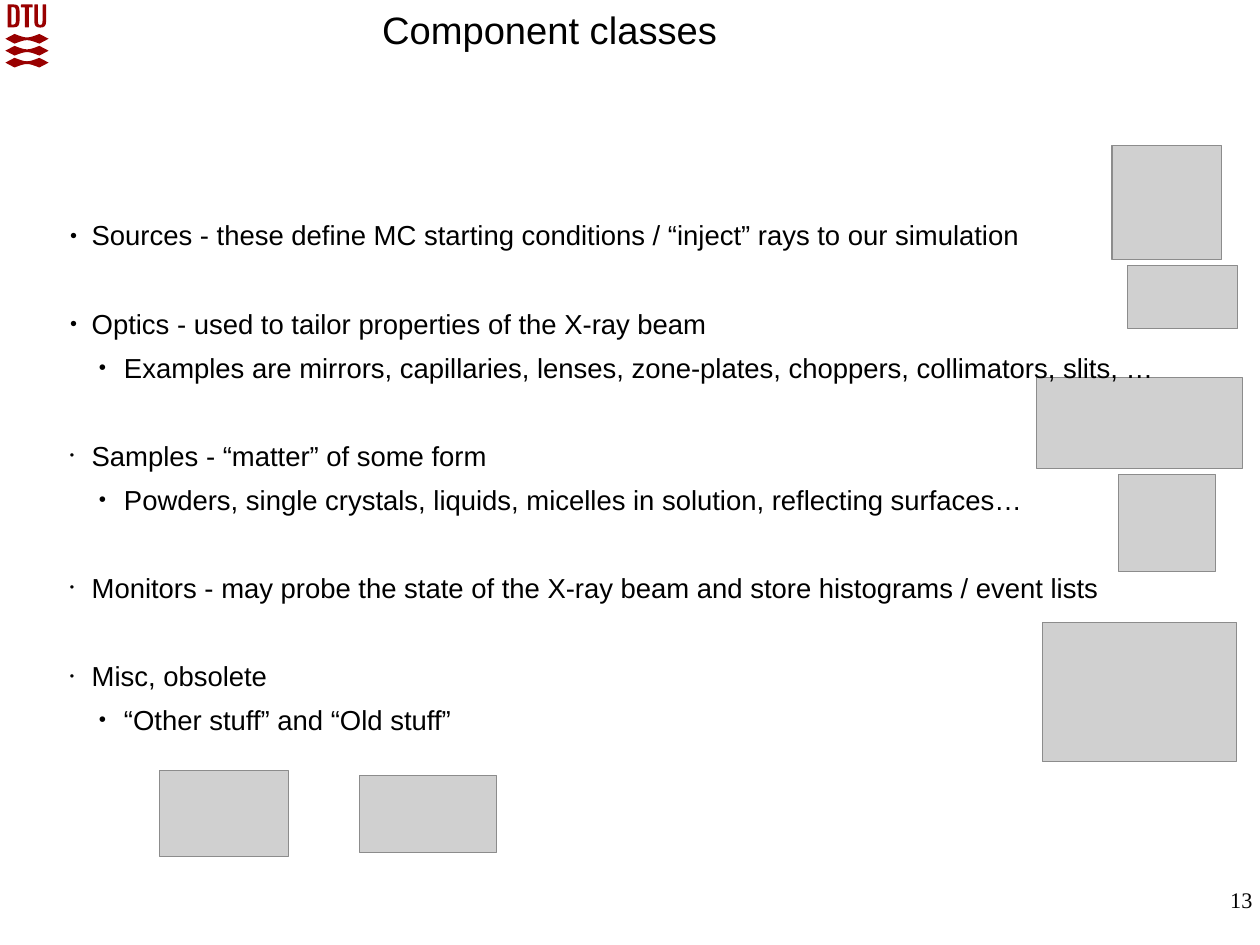
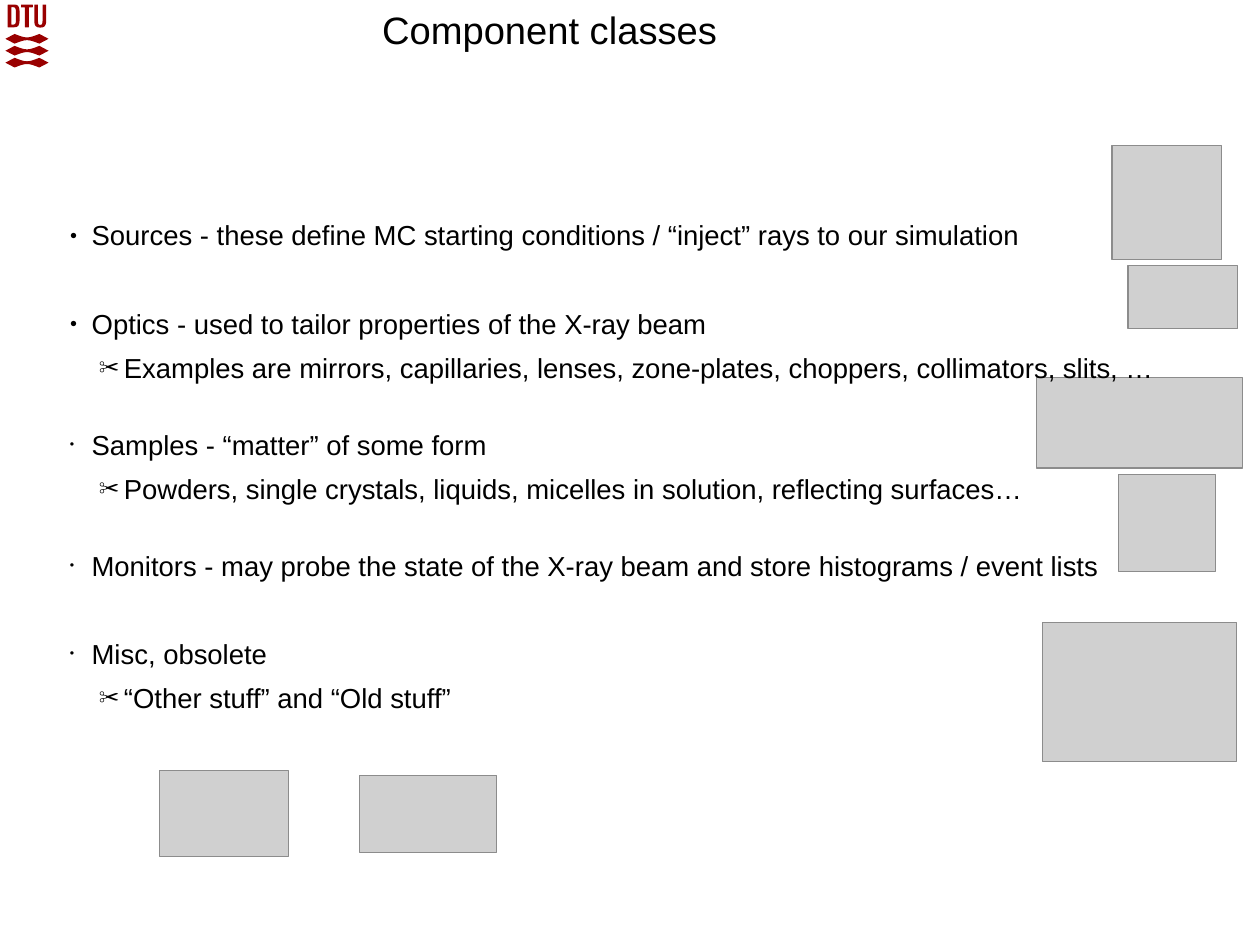
Before and after one commit to McStasMcXtrace/Schools, a slide deck: slide 13 of SOLEIL_March_2022/Day2_Thursday_March_10th/3_Components/McXtrace_component_and_instrument_concepts.pptx. Drawn at 1260x945 pixels with LibreOffice and Linux fonts; fonts in the diff are those of the drawing; grey boxes stand for pictures; background and template pictures are left out. Boxes give left, top, right and bottom in pixels: in the first picture for what was removed or moved away, otherwise in the second. Text is boxed around its words. In the diff, an @@ line names an element or a change of style, - is before the commit and + after.

```diff
--- a/SOLEIL_March_2022/Day2_Thursday_March_10th/3_Components/McXtrace_component_and_instrument_concepts.pptx
+++ b/SOLEIL_March_2022/Day2_Thursday_March_10th/3_Components/McXtrace_component_and_instrument_concepts.pptx
@@ text at (124, 358, 1118, 709): bullet • to ✂ @@
@@ page number removed at (1230, 893, 1252, 909) @@
-13
```
Also in this commit, not shown: 30 other slides changed, 1 other file.
